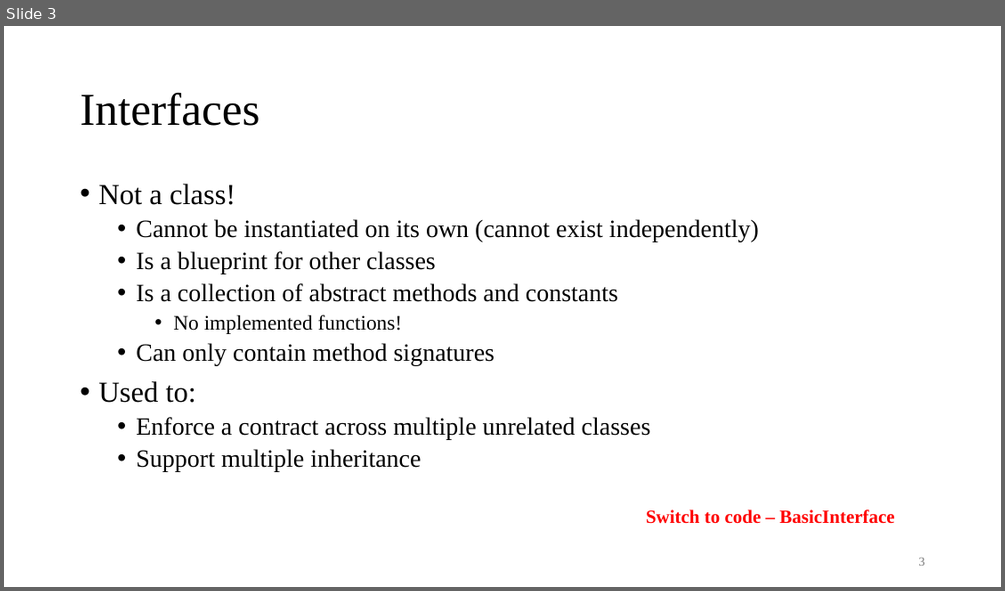
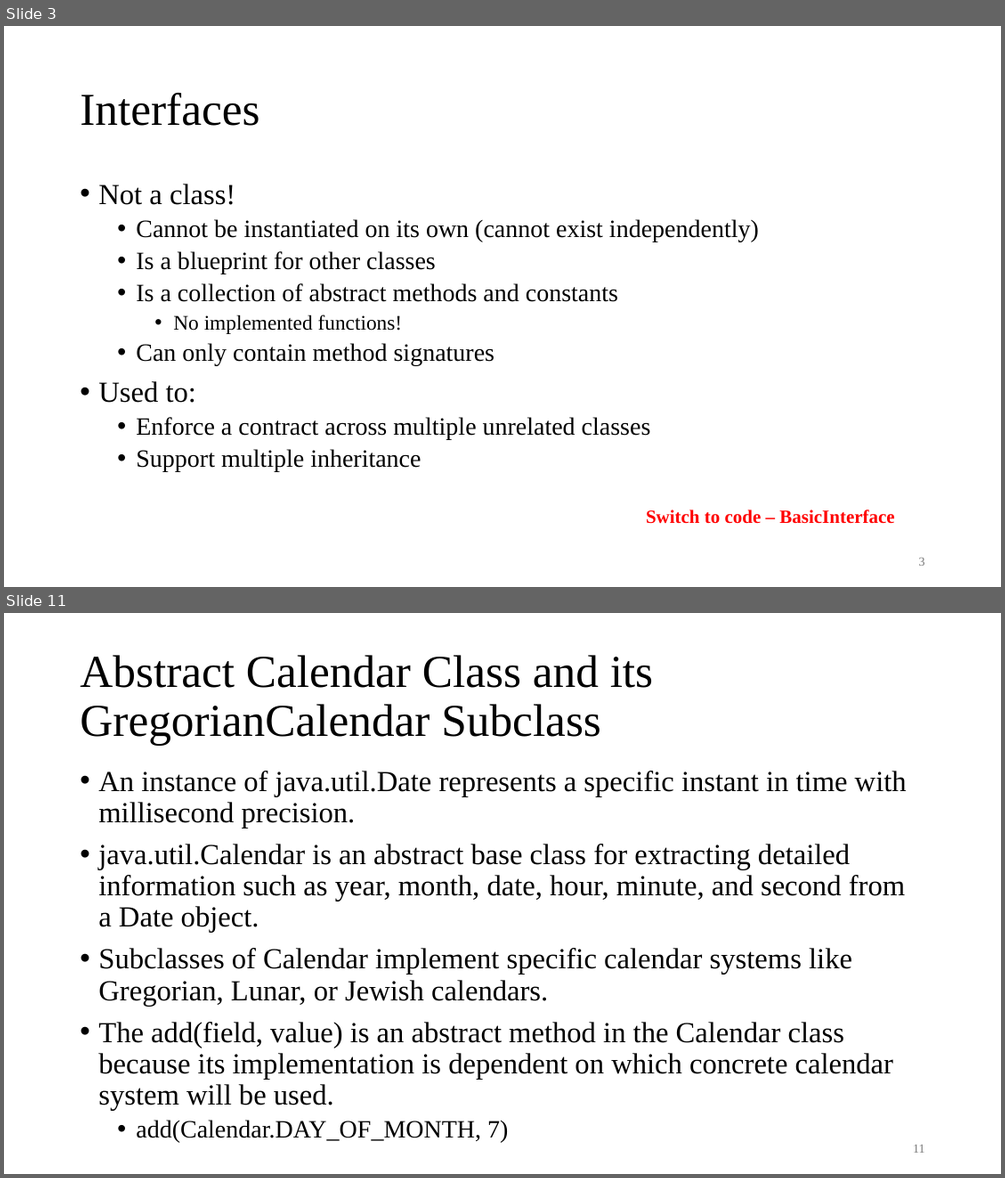
Before and after one commit to AughdonBreslin/CS501IntroToJava, a slide deck: Lectures/12_Abstract_Classes_&_Interfaces.pptx. Shown one above the other, each under a label of ours: slide 3 before the commit, slides 3 and 11 after it; the slides between them are not shown. The pictures are 1005x591 and 1005x1178 pixels, drawn with LibreOffice and Linux fonts; fonts in the diff are those of the drawing. Boxes give left, top, right and bottom in pixels: in the first picture for what was removed or moved away, otherwise in the second. Text is boxed around its words. In the diff, an @@ line names an element or a change of style, - is before the commit and + after.

```diff
--- a/Lectures/12_Abstract_Classes_&_Interfaces.pptx
+++ b/Lectures/12_Abstract_Classes_&_Interfaces.pptx
@@ slide 11 added at bbox=[4, 613, 1001, 1174], background #FFFFFF @@
@@ title added at bbox=[80, 655, 653, 746], 44 pt, text #000000 @@
+Abstract Calendar Class and its GregorianCalendar Subclass
@@ text added at bbox=[98, 771, 906, 1111], 28 pt, text #000000 @@
+• An instance of java.util.Date represents a specific instant in time with millisecond precision.
+• java.util.Calendar is an abstract base class for extracting detailed information such as year, month, date, hour, minute, and second from a Date object.
+• Subclasses of Calendar implement specific calendar systems like Gregorian, Lunar, or Jewish calendars.
+• The add(field, value) is an abstract method in the Calendar class because its implementation is dependent on which concrete calendar system will be used.
+  • add(Calendar.DAY_OF_MONTH, 7)
@@ page number added at bbox=[913, 1144, 924, 1152], 12 pt, text #797979 @@
+11
```
Also in this commit, not shown: 23 other slides added, 23 other files.
